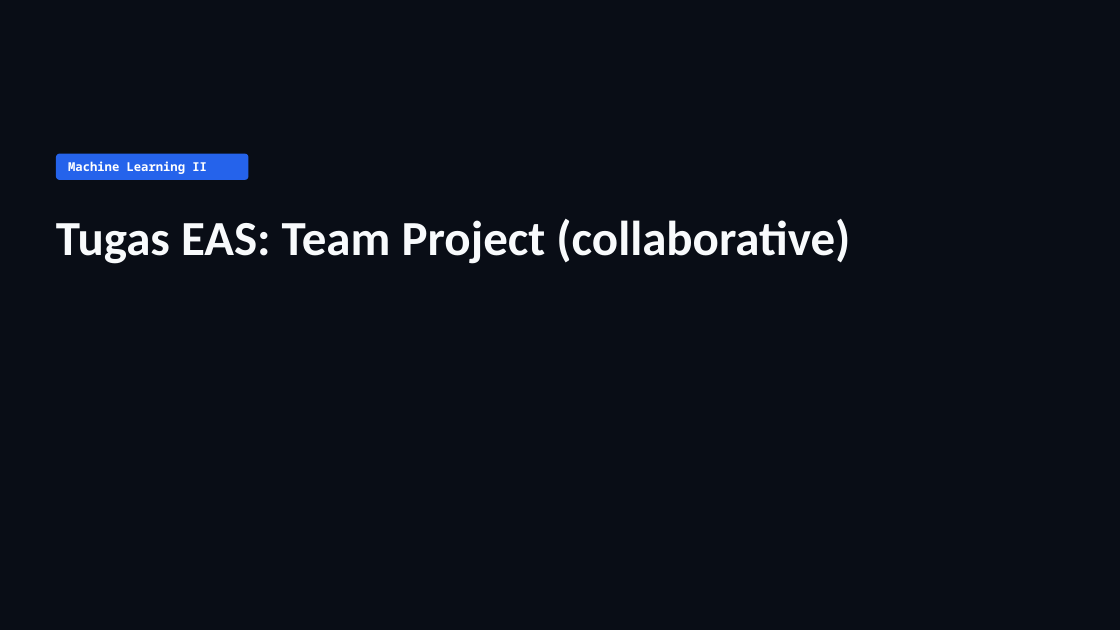
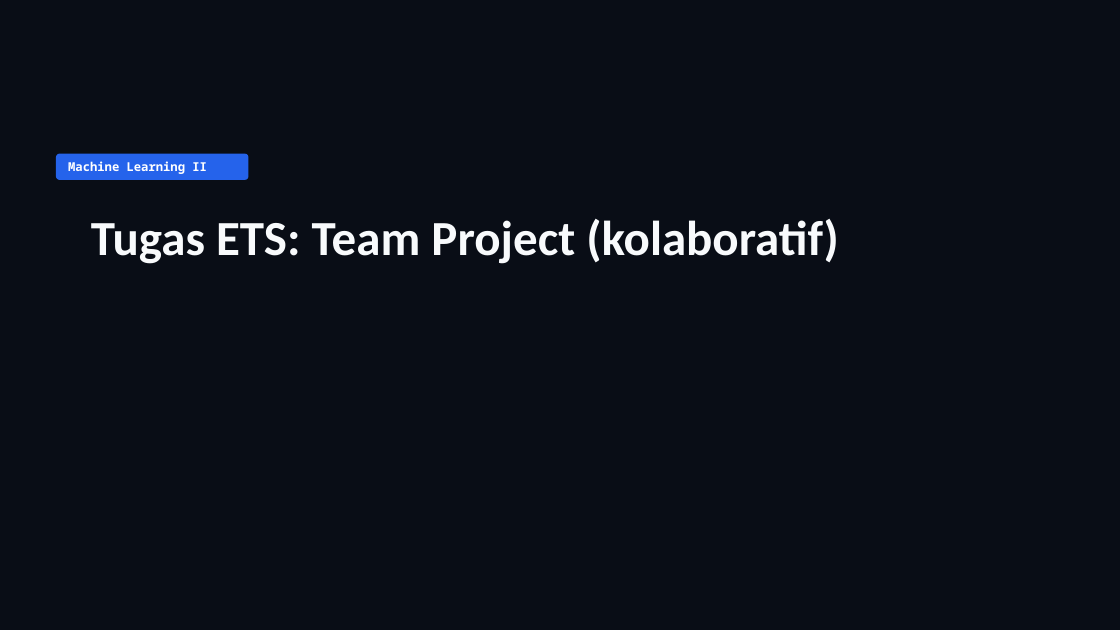
Before and after one commit to jendralhxr/machinelearning, a slide deck: slide 1 of uts.pptx. Drawn at 1120x630 pixels with LibreOffice and Linux fonts; fonts in the diff are those of the drawing. Boxes give left, top, right and bottom in pixels: in the first picture for what was removed or moved away, otherwise in the second. Text is boxed around its words. In the diff, an @@ line names an element or a change of style, - is before the commit and + after.

```diff
--- a/uts.pptx
+++ b/uts.pptx
@@ text at [91,219,839,264]: text changed @@
-Tugas EAS: Team Project (collaborative)
+Tugas ETS: Team Project (kolaboratif)
```
Also in this commit, not shown: 2 other slides changed.
